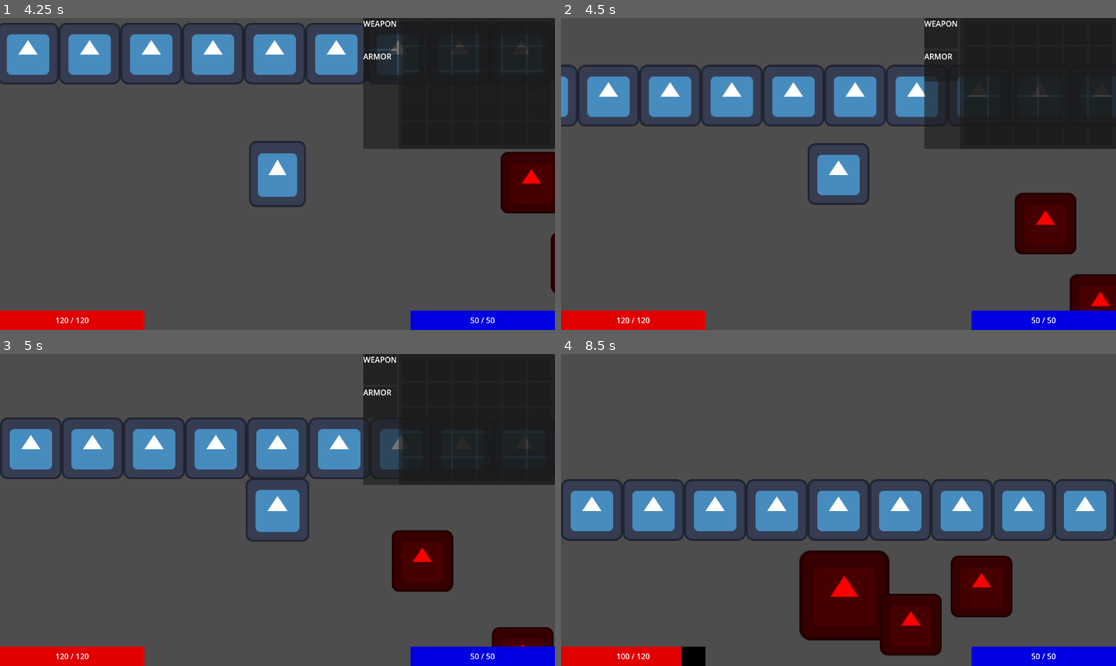
Above: before the commit, frames 1-4 (two rows, left to right).
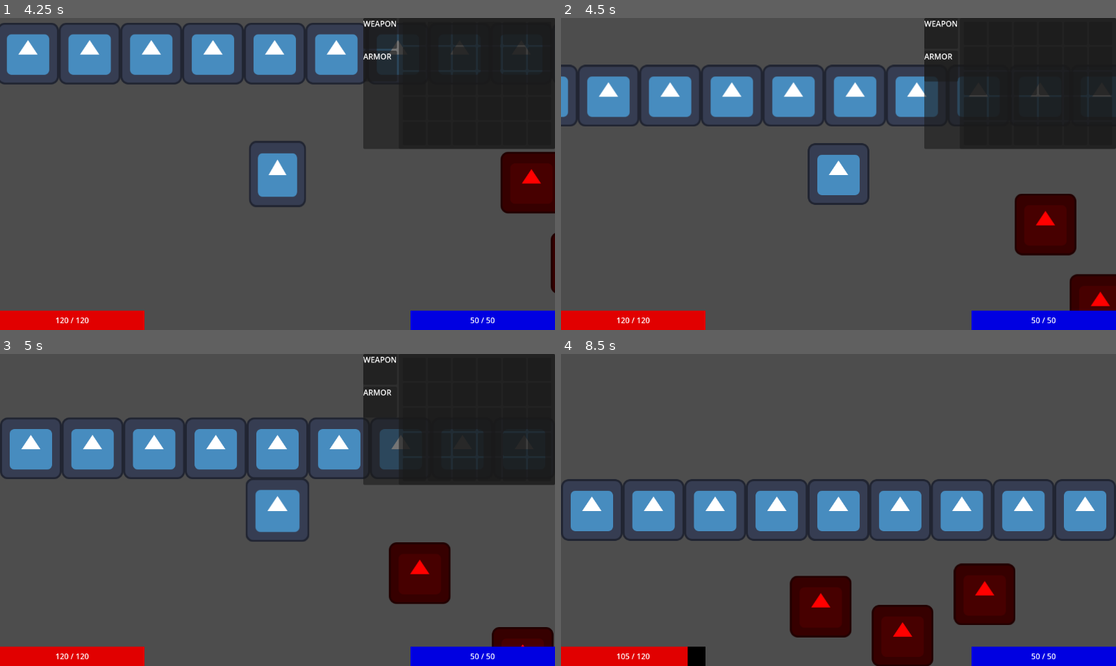
Above: after the commit, the same moments.

Repository: PietPadda/Godot_2D_ARPG
Game: Godot game, scene res://scenes/levels/main.tscn
The game is run twice, just before and just after one commit, with the same random seed, the same clock (stepped at 60 frames per second) and the same inputs. The engine's default icon, where the game draws it, is replaced by a stand-in: a white triangle on a blue panel in a dark square.
Inputs (mouse positions are in pixels of both pictures, inside the frame that each line leads up to):
- Up to frame 1 (4.25 s): tap Enter at 0.5 s; move the mouse to (399, 158) at 0.52 s; tap Space (attack) at 0.6, 1.35, 2.3, 3.05, 3.6 s; click (399, 158) at 0.67 s; move the mouse to (166, 189) at 1.27 s; click (166, 189) at 1.42 s; move the mouse to (333, 105) at 2.02 s; press the mouse at (333, 105) at 2.03 s; move the mouse to (249, 236) at 2.77 s; release the mouse at (249, 236) at 2.78 s; tap I (toggle_character_sheet) at 2.85 s; click (249, 236) at 2.92 s; move the mouse to (377, 33) at 3.52 s; click (377, 33) at 3.67 s
- Up to frame 2 (4.5 s): move the mouse to (938, 64) at 4.27 s; tap Space (attack) at 4.35 s; click (938, 64) at 4.42 s
- Up to frame 3 (5 s): no input
- Up to frame 4 (8.5 s): move the mouse to (977, 369) at 5.02 s; press the mouse at (977, 369) at 5.03 s; tap Space (attack) at 5.3, 6.05, 6.6, 7.35, 8.3 s; move the mouse to (999, 369) at 5.77 s; release the mouse at (999, 369) at 5.78 s; tap I (toggle_character_sheet) at 5.85 s; click (999, 369) at 5.92 s; move the mouse to (960, 494) at 6.52 s; click (960, 494) at 6.67 s; move the mouse to (727, 525) at 7.27 s; click (727, 525) at 7.42 s; move the mouse to (894, 441) at 8.02 s; press the mouse at (894, 441) at 8.03 s

Frame 1 is identical in both runs. In frame 2, 0.1% of the frame differs, in the area x 81-93%, y 55-77%; in frame 3, 1.3%; in frame 4, 5.5%, in the area x 11-82%, y 63-100%.

Commit message:
refactor(enemy): implement grid-based pathfinding for AI

Diff:
--- a/scenes/enemies/skeleton.tscn
+++ b/scenes/enemies/skeleton.tscn
@@ -10,7 +10,7 @@
 [ext_resource type="Script" uid="uid://cq7nayflwwt05" path="res://scripts/enemies/states/enemy_chase_state.gd" id="4_vncds"]
 [ext_resource type="Script" uid="uid://dbt2oyeqhc5bu" path="res://scripts/enemies/states/enemy_attack_state.gd" id="6_quxur"]
 [ext_resource type="Script" uid="uid://bci6iykvj8w5a" path="res://scripts/components/attack_component.gd" id="10_quxur"]
-[ext_resource type="Script" uid="uid://cge2vo5fieiw2" path="res://scripts/components/ai_movement_component.gd" id="11_vnbgq"]
+[ext_resource type="Script" uid="uid://bv6wfr1422str" path="res://scripts/components/grid_movement_component.gd" id="11_vnbgq"]
 [ext_resource type="Resource" uid="uid://b27y5ph3w53qj" path="res://data/attacks/skeleton_claw.tres" id="11_xro8k"]
 [ext_resource type="PackedScene" uid="uid://c4bbgluq74ake" path="res://scenes/ui/HealthBar.tscn" id="13_xro8k"]
 
@@ -104,13 +104,11 @@
 script = ExtResource("2_xxwgs")
 stats_data = ExtResource("3_lj2r1")
 
-[node name="AIMovementComponent" type="Node" parent="."]
+[node name="GridMovementComponent" type="Node" parent="."]
 script = ExtResource("11_vnbgq")
 
 [node name="AttackComponent" type="Node" parent="."]
 script = ExtResource("10_quxur")
 attack_data = ExtResource("11_xro8k")
 
-[node name="NavigationAgent2D" type="NavigationAgent2D" parent="."]
-
 [connection signal="body_entered" from="AggroRadius" to="." method="_on_aggro_radius_body_entered"]
--- a/scripts/enemies/states/enemy_attack_state.gd
+++ b/scripts/enemies/states/enemy_attack_state.gd
@@ -4,16 +4,15 @@
 
 var target: Node2D
 
-# Component references are now inherited.
+@onready var grid_movement_component: GridMovementComponent = owner_node.get_node("GridMovementComponent")
 
 func enter() -> void:
-	print(owner_node.name + " is now Attacking.")
+	# Stop all movement before attacking.
+	grid_movement_component.stop()
+
 	if not is_instance_valid(target):
 		state_machine.change_state(States.ENEMY_STATE_NAMES[States.ENEMY.IDLE]) # change state
 		return
-
-	# Stop moving before attacking.
-	movement_component.set_movement_target(owner_node.global_position)
 
 	# Exceute attacking
 	attack_component.execute(target)
--- a/scripts/enemies/states/enemy_chase_state.gd
+++ b/scripts/enemies/states/enemy_chase_state.gd
@@ -3,11 +3,22 @@
 extends EnemyState # Corrected from PlayerState
 
 var target: Node2D
+var move_path: PackedVector2Array = []
+var last_target_tile: Vector2i
 
-# All @onready vars are now inherited from EnemyState, so we can remove them.
+# We now get the GridMovementComponent instead of the old AI one.
+@onready var grid_movement_component: GridMovementComponent = owner_node.get_node("GridMovementComponent")
 
 func enter() -> void:
-	print(owner_node.name + " is now Chasing.")
+	if not is_instance_valid(target):
+		state_machine.change_state(States.ENEMY_STATE_NAMES[States.ENEMY.IDLE])
+		return
+
+	animation_component.play_animation("Move") # Assuming enemy has a "Move" animation
+	_recalculate_path()
+
+func exit() -> void:
+	grid_movement_component.stop()
 
 func process_physics(delta: float) -> void:
 	# First, check if our target is still valid (hasn't been defeated, etc.).
@@ -15,17 +26,26 @@
 		state_machine.change_state(States.ENEMY_STATE_NAMES[States.ENEMY.IDLE]) # change state
 		return
 
-	# Continuously update our movement goal to the target's current position.
-	movement_component.set_movement_target(target.global_position)
+	# First, check if we are in range to attack.
+	var distance = owner_node.global_position.distance_to(target.global_position)
+	if distance <= stats_component.get_total_stat("range"):
+		var attack_state: EnemyAttackState = state_machine.states["attack"]
+		attack_state.target = target
+		state_machine.change_state(States.ENEMY_STATE_NAMES[States.ENEMY.ATTACK])
+		return
 
-	# Check if we are in range to attack.
-	var distance_to_target = owner_node.global_position.distance_to(target.global_position)
-	var attack_range = stats_component.get_total_stat("range") # use the total calc, not the base stat!
+	# If not in range, check if we need to find a new path.
+	if not grid_movement_component.is_moving:
+		var current_target_tile = Grid.world_to_map(target.global_position)
+		if current_target_tile != last_target_tile:
+			_recalculate_path()
 
-	if distance_to_target <= attack_range:
-				# Pass the target to the AttackState and transition.
-		var attack_state = state_machine.states["attack"]
-		attack_state.target = target # Pass the target to the attack state
-		state_machine.change_state(States.ENEMY_STATE_NAMES[States.ENEMY.ATTACK]) # change state
-	# We don't need an 'else' block to call movement here, because the AIMovementComponent
-	# is always running its own _physics_process to move the character.
+# Calculates a new path and tells the component to start moving.
+func _recalculate_path() -> void:
+	var start = Grid.world_to_map(owner_node.global_position)
+	var end = Grid.world_to_map(target.global_position)
+	last_target_tile = end
+	var path = Grid.find_path(start, end)
+
+	# The state simply tells the component what path to follow.
+	grid_movement_component.move_along_path(path)
